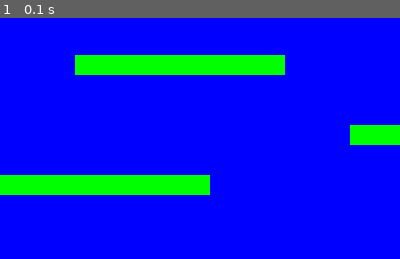
Above: before the commit, frame 1.
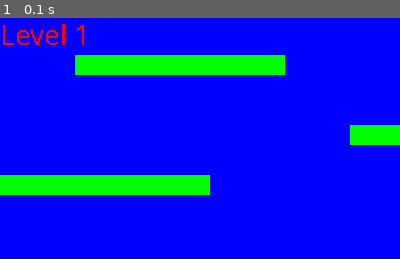
Above: after the commit, the same moment.

Repository: dillon-ward/PythonStuff
Game: pygame game, started from Pygame Projects/Vertical platformer/platform_jumper.py
Two runs of this game, one before a commit and one after it. Both use one fixed random seed, a clock stepped at 60 frames per second and the inputs below.
Inputs:
- Up to frame 1 (0.1 s): no input
The pictures show only the part of the screen within x 0-50%, y 0-50%; the shares and areas given below are measured in that part.

The runs differ from the first frame. In frame 1, 0.4% of the frame differs, in the area x 0-21%, y 2-12%.

Commit message:
Allows developer to show level names

Diff:
--- a/Pygame Projects/Vertical platformer/platform_jumper.py
+++ b/Pygame Projects/Vertical platformer/platform_jumper.py
@@ -1,13 +1,14 @@
 #Demonstrates basic Platforms
 
 import pygame
+pygame.font.init()
+level_font = pygame.font.SysFont('Comic Sans MS', 30)
 
 BLACK    = (   0,   0,   0)
 WHITE    = ( 255, 255, 255)
 BLUE     = (   0,   0, 255)
 RED      = ( 255,   0,   0)
 GREEN    = (   0, 255,   0)
-
 
 SCREEN_WIDTH  = 800
 SCREEN_HEIGHT = 600
@@ -185,6 +186,8 @@
 
         # Call the parent constructor
         Level.__init__(self, player)
+
+        self.level_name = 'Level 1'
 
         # Array with width, height, x, and y of platforms
         level = [[210, 20, 500, 500],
@@ -215,6 +218,8 @@
     # Call the parent constructor
         Level.__init__(self, player)
 
+        self.level_name = 'Level 2'
+
     # Create and add platforms just like in level 1
         level = [[210, 20, 50, 700],
                  [800, 20,  0, 800]
@@ -303,26 +308,23 @@
         player.rect.y = SCREEN_HEIGHT
         if current_level_no < len(level_list) -1:
             current_level_no += 1
-    else:
-        # If player falls to the bottom, start at the top of the last level
-        current_position = player.rect.y + current_level.world_shift
-        if player.rect.y > 500:
-            player.rect.y = 0
-            current_level_no -= 1
 
     current_level = level_list[current_level_no]
     player.level = current_level
 
     if player.rect.x < 0:
-        player.rect.x = SCREEN_WIDTH
-
-    if player.rect.x > SCREEN_WIDTH:
         player.rect.x = 0
+
+    if player.rect.x > SCREEN_WIDTH - 35:
+        player.rect.x = SCREEN_WIDTH - 35
 
     # ALL CODE TO DRAW SHOULD GO BELOW THIS COMMENT
     current_level.draw(screen)
     active_sprite_list.draw(screen)
 
+    textsurface = level_font.render(current_level.level_name, False, RED)
+    screen.blit(textsurface, (0, 0))
+
     # ALL CODE TO DRAW SHOULD GO ABOVE THIS COMMENT
 
     # Limit to 60 frames per second
